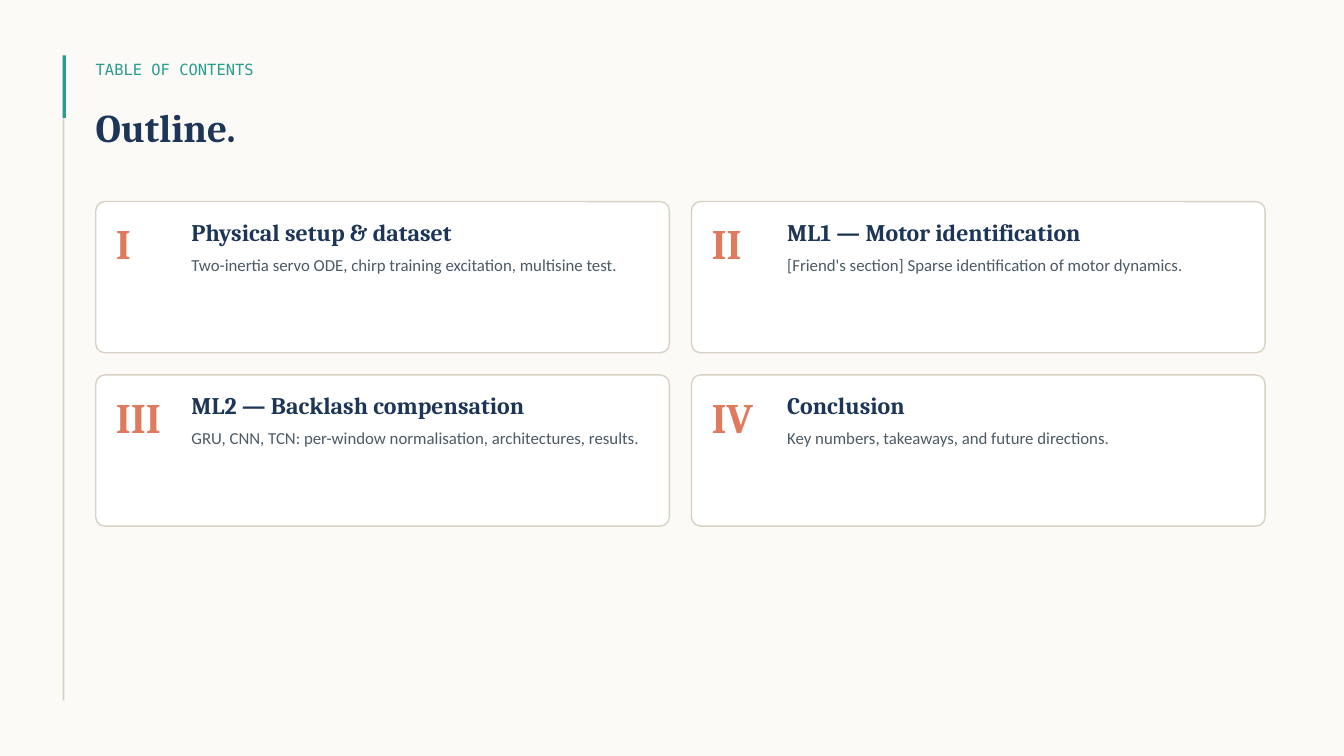
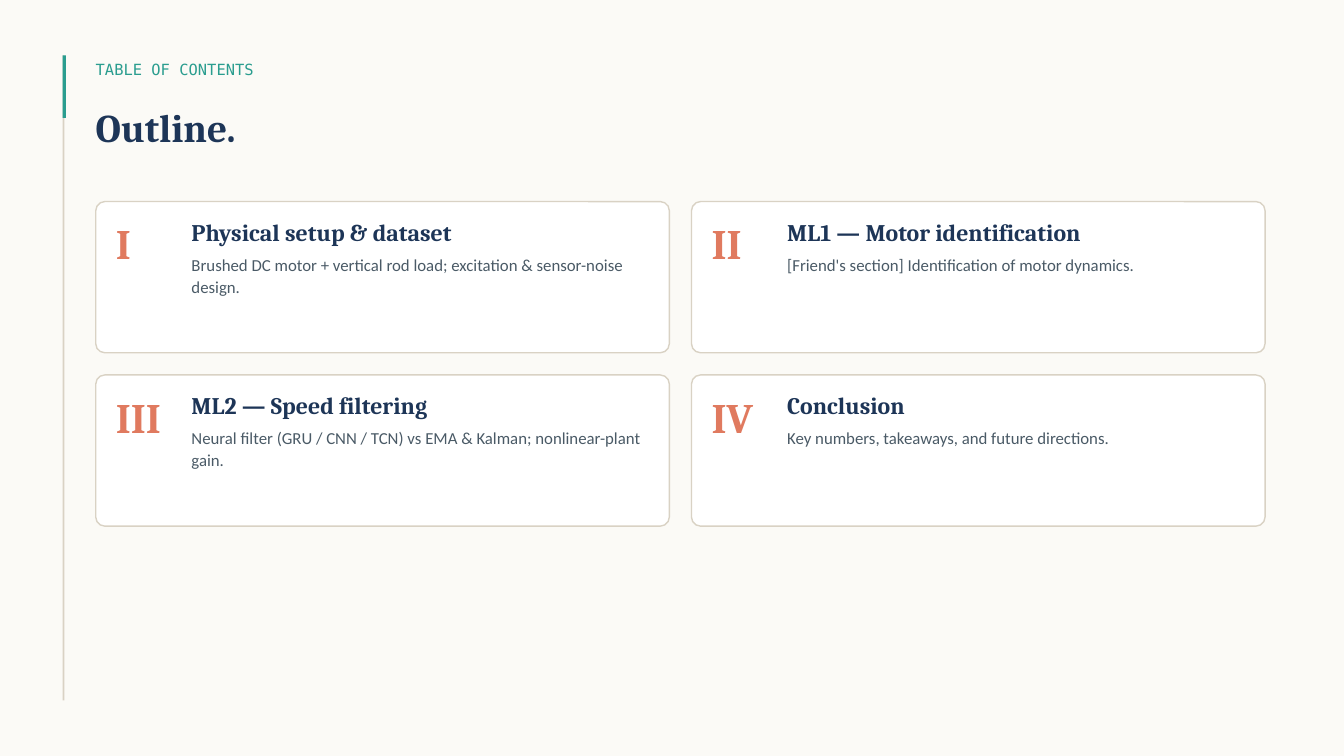
Before and after one commit to Riad-Attou/ai-electrical-engineering, a slide deck: slide 2 of presentation.pptx. Drawn at 1344x756 pixels with LibreOffice and Linux fonts; fonts in the diff are those of the drawing. Boxes give left, top, right and bottom in pixels: in the first picture for what was removed or moved away, otherwise in the second. Text is boxed around its words. In the diff, an @@ line names an element or a change of style, - is before the commit and + after.

```diff
--- a/presentation.pptx
+++ b/presentation.pptx
@@ text at (191, 259, 623, 296): text changed @@
-Two-inertia servo ODE, chirp training excitation, multisine test.
+Brushed DC motor + vertical rod load; excitation & sensor-noise design.
@@ text at (787, 259, 1133, 274): text changed @@
-[Friend's section] Sparse identification of motor dynamics.
+[Friend's section] Identification of motor dynamics.
@@ text at (191, 397, 640, 469): text changed @@
-ML2 — Backlash compensation
-GRU, CNN, TCN: per-window normalisation, architectures, results.
+ML2 — Speed filtering
+Neural filter (GRU / CNN / TCN) vs EMA & Kalman; nonlinear-plant gain.
```
Also in this commit, not shown: 1 other slide changed, 4 slides added, 4 slides removed, 41 other files.
